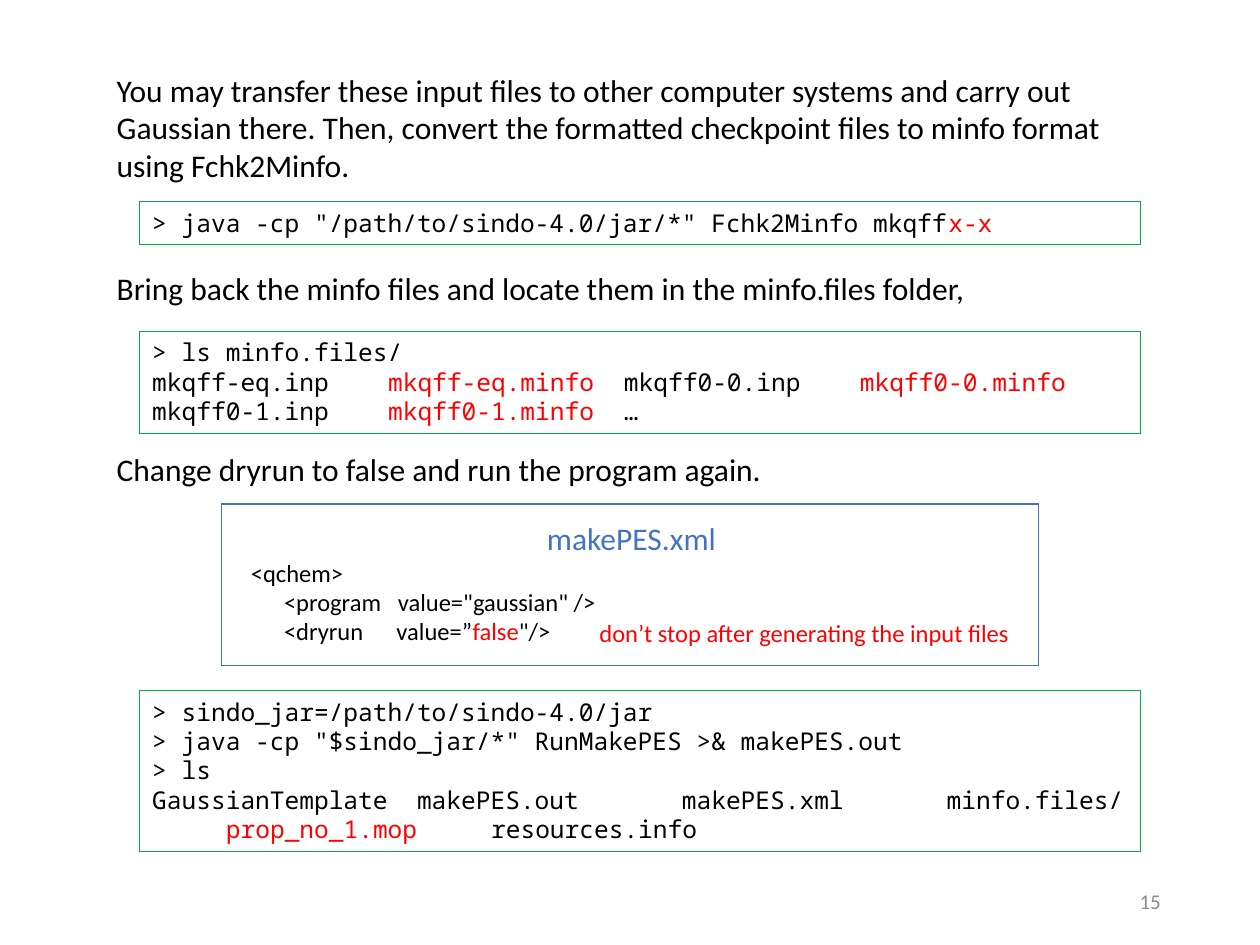
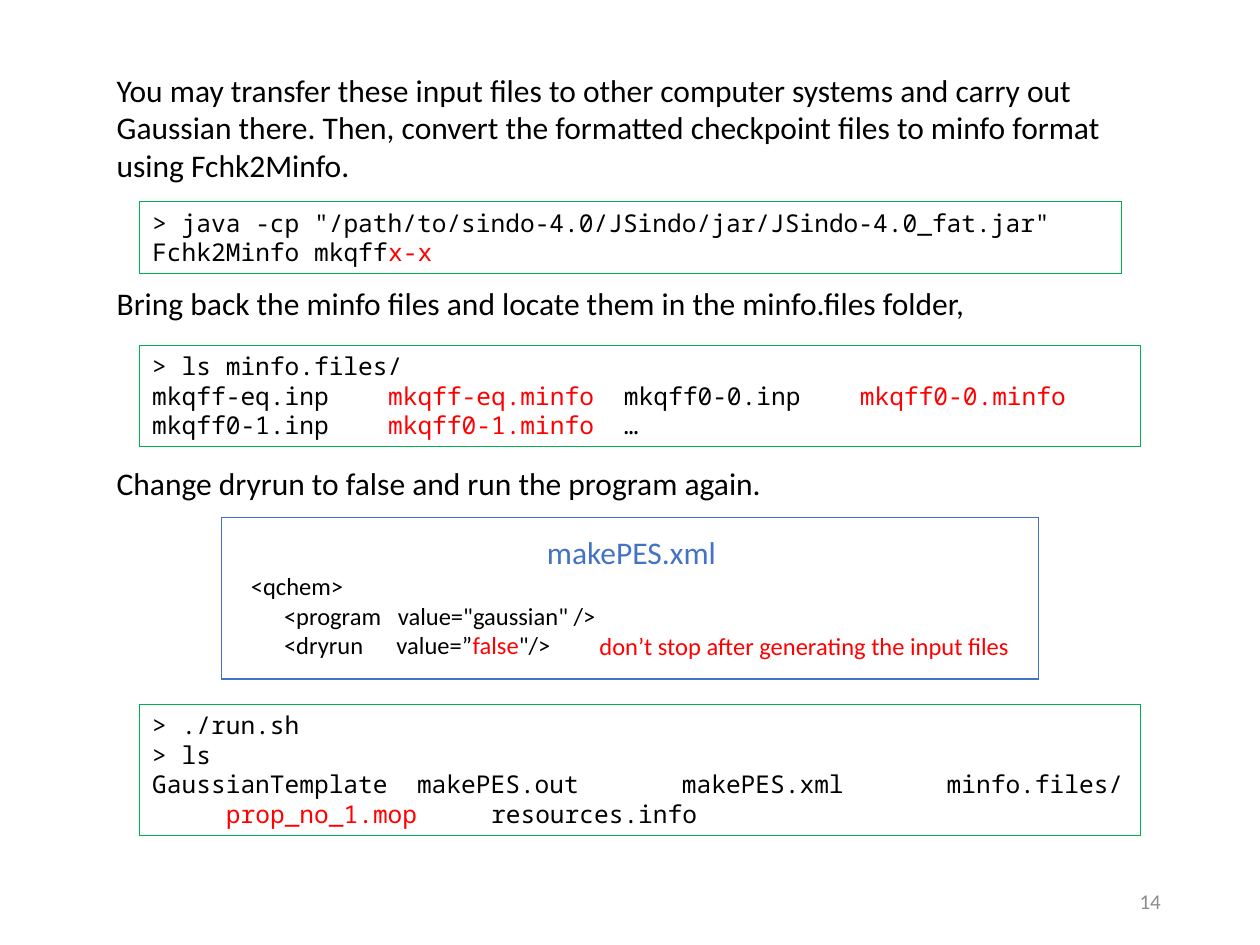
Before and after one commit to yagikiyoshi/sindo, a slide deck: slide 15 of doc/MakePES/usage_MakePES.pptx (slide 16 before the commit). Drawn at 1260x945 pixels with LibreOffice and Linux fonts; fonts in the diff are those of the drawing. Boxes give left, top, right and bottom in pixels: in the first picture for what was removed or moved away, otherwise in the second. Text is boxed around its words. In the diff, an @@ line names an element or a change of style, - is before the commit and + after.

```diff
--- a/doc/MakePES/usage_MakePES.pptx
+++ b/doc/MakePES/usage_MakePES.pptx
@@ rectangle "> java -cp "/path/to/sindo-4.0/JSindo/jar/JSindo-4.0_fat.jar ..." resized from (x1=140, y1=202, x2=1142, y2=244) to (x1=140, y1=202, x2=1121, y2=273) @@
@@ text in rectangle at (x1=152, y1=213, x2=1050, y2=267): text changed @@
-> java -cp "/path/to/sindo-4.0/jar/*" Fchk2Minfo mkqffx-x
+> java -cp "/path/to/sindo-4.0/JSindo/jar/JSindo-4.0_fat.jar" Fchk2Minfo mkqffx-x
@@ 5 texts, 2 rectangles moved together from (x1=117, y1=278, x2=1142, y2=665) to (x1=117, y1=293, x2=1142, y2=679) @@
@@ rectangle "> ./run.sh" resized from (x1=140, y1=690, x2=1142, y2=852) to (x1=140, y1=704, x2=1142, y2=835) @@
@@ text in rectangle at (x1=182, y1=715, x2=300, y2=735): text changed @@
-> sindo_jar=/path/to/sindo-4.0/jar
-> java -cp "$sindo_jar/*" RunMakePES >& makePES.out
+> ./run.sh
@@ page number at (x1=1140, y1=895, x2=1161, y2=909): text changed @@
-15
+14
```
Also in this commit, not shown: 22 other slides changed, 1 slide added, 2 slides removed, 23 other files.
